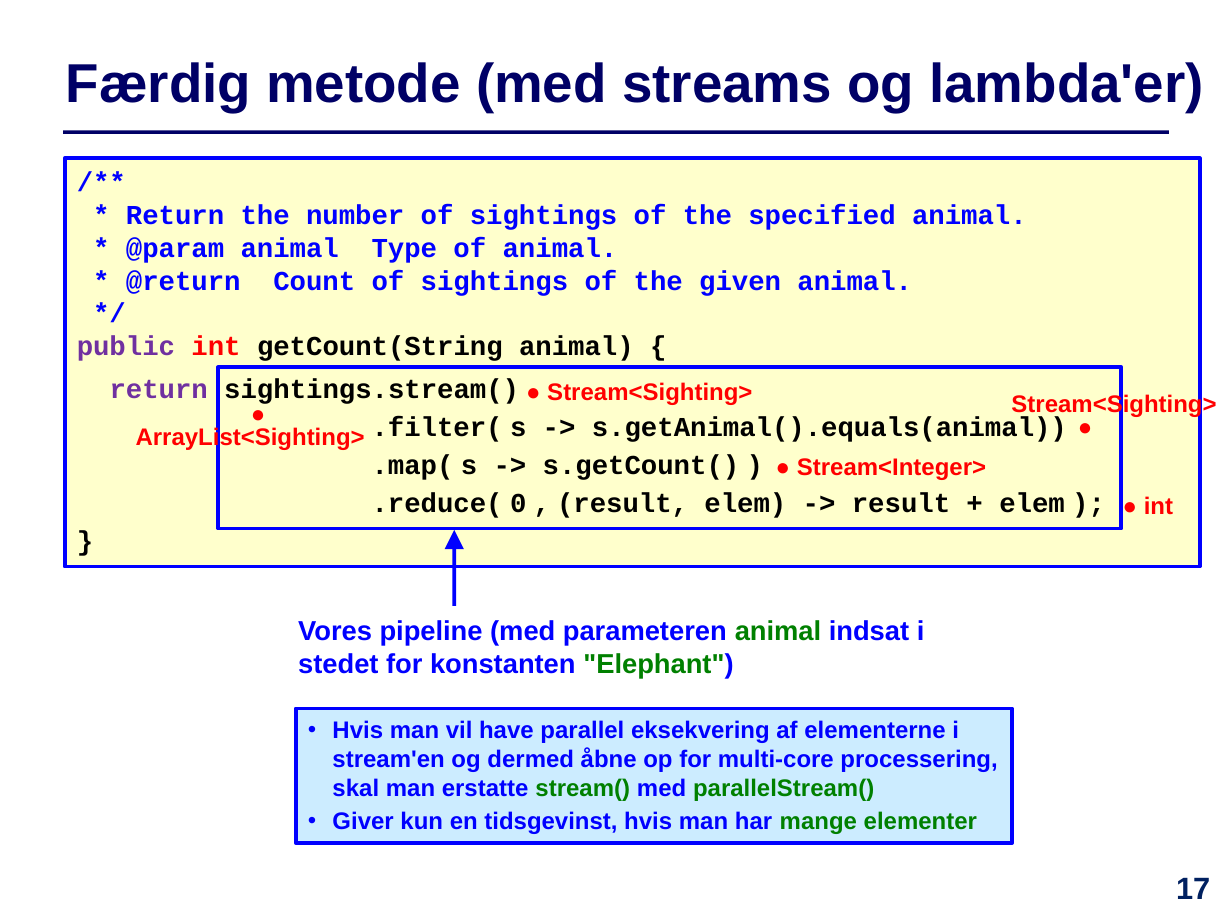
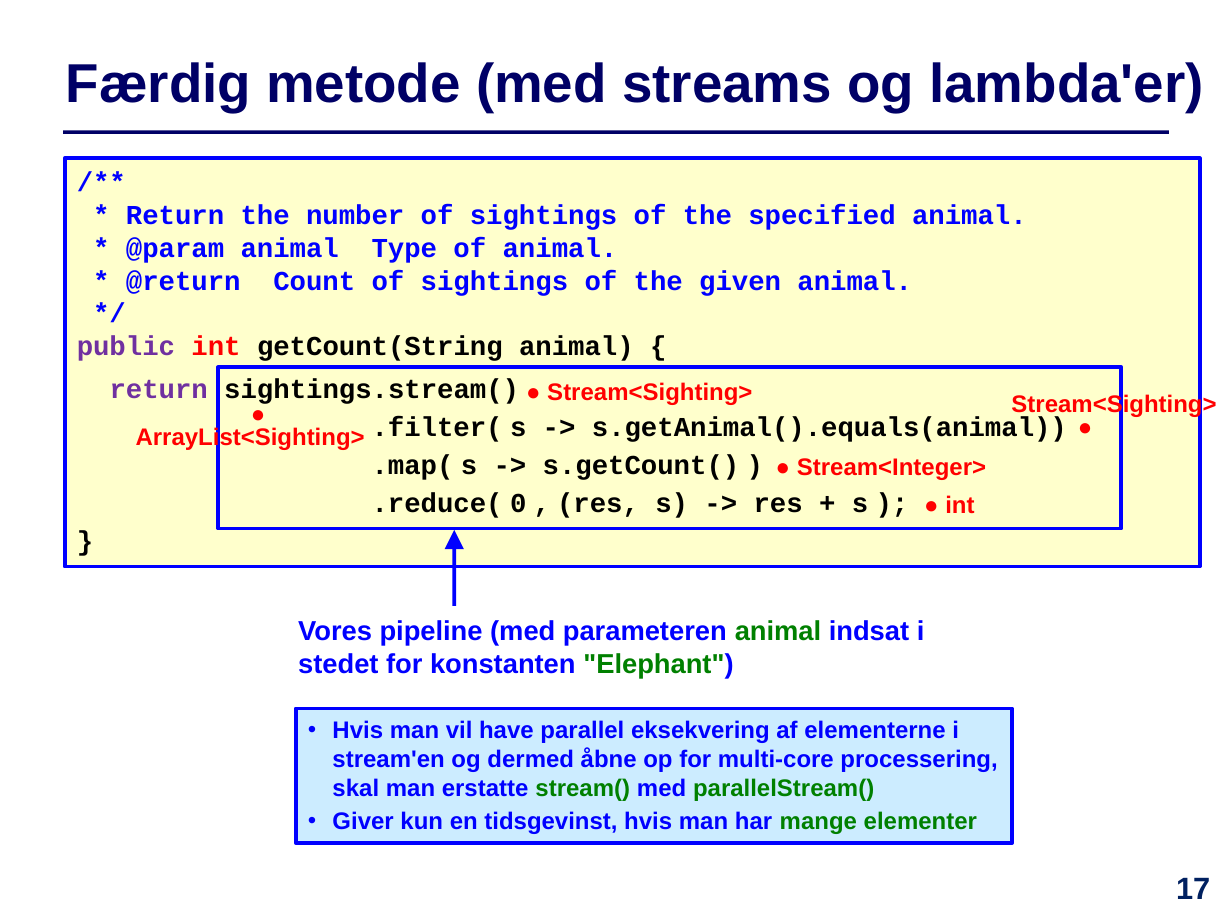
Before and after one commit to IntProgAU/Materiale, a slide deck: slide 17 of web/e23/uge_5b/Slides-Uge5-Torsdag.pptx. Drawn at 1232x924 pixels with LibreOffice and Linux fonts; fonts in the diff are those of the drawing. Boxes give left, top, right and bottom in pixels: in the first picture for what was removed or moved away, otherwise in the second. Text is boxed around its words. In the diff, an @@ line names an element or a change of style, - is before the commit and + after.

```diff
--- a/web/e23/uge_5b/Slides-Uge5-Torsdag.pptx
+++ b/web/e23/uge_5b/Slides-Uge5-Torsdag.pptx
@@ text in rectangle at (372, 493, 868, 518): text changed @@
-.reduce( 0 , (result, elem) -> result + elem );
+.reduce( 0 , (res, s) -> res + s );
@@ text "● int": place and size @@
-text "● int" at (1144, 496, 1173, 515)
+text "● int" at (945, 495, 974, 514)
```
Also in this commit, not shown: 8 other slides changed, 1 slide added, 1 other file.
